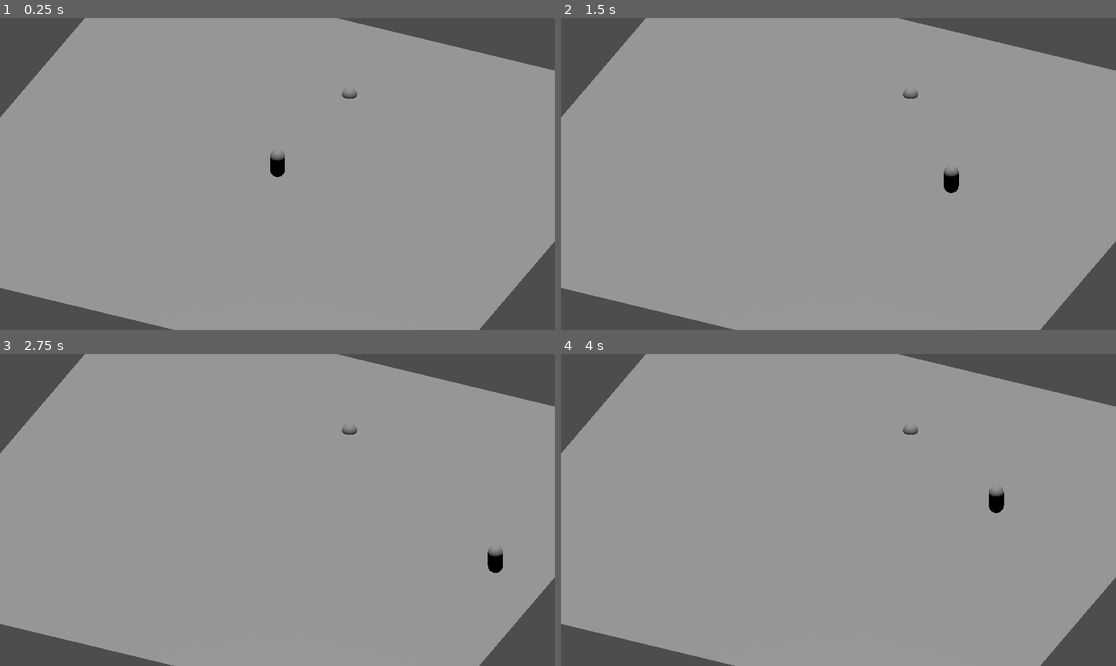
Above: before the commit, frames 1-4 (two rows, left to right).
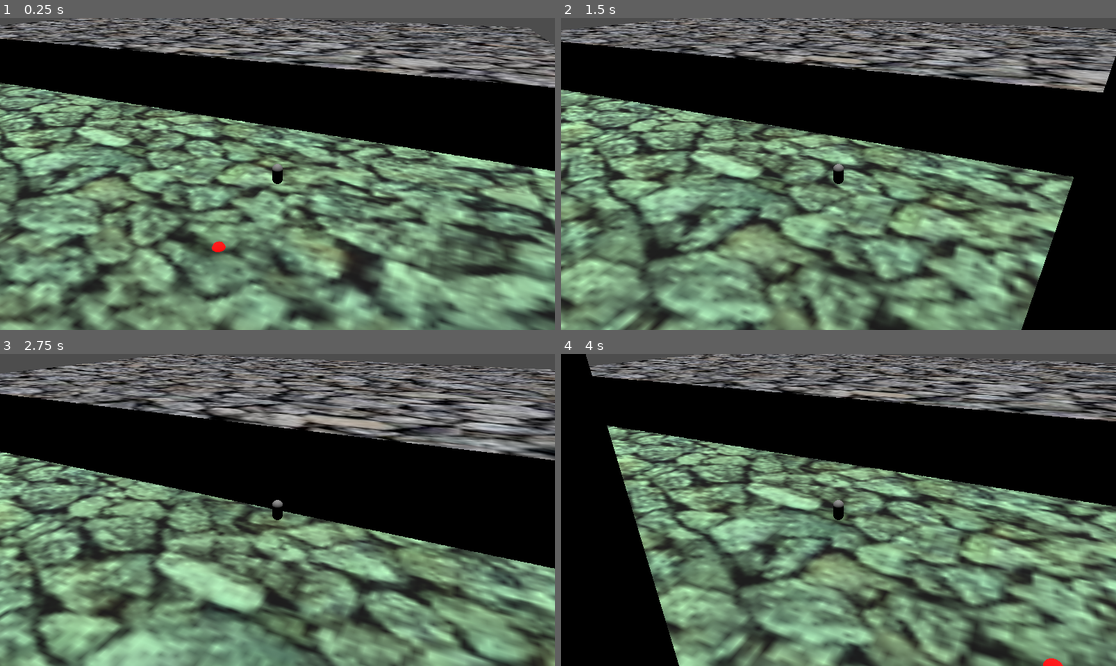
Above: after the commit, the same moments.

Repository: OLIWAPUNK/WSKAZEM
Game: Godot game, scene res://Scenes/World.tscn
Same seed, same stepped clock (60 frames per second), same inputs: the game is played once before the commit and once after it.
Inputs:
- Up to frame 1 (0.25 s): no input
- Up to frame 2 (1.5 s): hold D (right) 0.53-1.28 s; hold S (down) from 1.28 s (still down)
- Up to frame 3 (2.75 s): release S (down) at 2.03 s; hold D (right) from 2.03 s (still down)
- Up to frame 4 (4 s): release D (right) at 2.78 s; hold W (up) 2.78-3.53 s; hold A (left) from 3.53 s (still down)

The runs differ from the first frame. In frame 1, 91% of the frame differs, in the area x 0-100%, y 0-100%; in frame 2, 91%; in frame 3, 89%; in frame 4, 92%.

Commit message:
Prototyp Szczura v.0.1
Jest testowa mapka
Gracz się porusza
Kamera ma strefy i może się w nich zachowywać różnie w zależności od ustawień

Diff:
--- /dev/null
+++ b/Scenes/Town.tscn
@@ -0,0 +1,119 @@
+[gd_scene load_steps=16 format=3 uid="uid://p6rboyogdta8"]
+
+[ext_resource type="Texture2D" uid="uid://dksk2q4jhnuhj" path="res://Textures/gravel.jpg" id="1_hb5n5"]
+[ext_resource type="Material" uid="uid://dsg24cf2tky7q" path="res://Textures/test_texture.tres" id="2_x6bik"]
+
+[sub_resource type="StandardMaterial3D" id="StandardMaterial3D_y7y61"]
+albedo_color = Color(0.7411765, 1, 0.7647059, 1)
+albedo_texture = ExtResource("1_hb5n5")
+
+[sub_resource type="PlaneMesh" id="PlaneMesh_o3h3i"]
+material = SubResource("StandardMaterial3D_y7y61")
+size = Vector2(200, 200)
+
+[sub_resource type="WorldBoundaryShape3D" id="WorldBoundaryShape3D_5cjrv"]
+
+[sub_resource type="BoxMesh" id="BoxMesh_5cjrv"]
+material = ExtResource("2_x6bik")
+size = Vector3(59.743332, 9.220784, 111.80707)
+
+[sub_resource type="BoxShape3D" id="BoxShape3D_5cjrv"]
+size = Vector3(59.743332, 9.220784, 111.80707)
+
+[sub_resource type="BoxMesh" id="BoxMesh_j0p05"]
+material = ExtResource("2_x6bik")
+size = Vector3(77.8955, 134.87425, 61.550846)
+
+[sub_resource type="BoxShape3D" id="BoxShape3D_5nsto"]
+size = Vector3(77.8955, 134.87425, 61.550846)
+
+[sub_resource type="BoxMesh" id="BoxMesh_gjpho"]
+material = ExtResource("2_x6bik")
+size = Vector3(73.21675, 48.702507, 68.61204)
+
+[sub_resource type="BoxShape3D" id="BoxShape3D_p70al"]
+size = Vector3(73.21675, 48.702507, 68.61204)
+
+[sub_resource type="BoxMesh" id="BoxMesh_45d1s"]
+material = ExtResource("2_x6bik")
+size = Vector3(8.623148, 84.79554, 119.692986)
+
+[sub_resource type="BoxShape3D" id="BoxShape3D_y7y61"]
+size = Vector3(8.623148, 84.79554, 119.692986)
+
+[sub_resource type="BoxMesh" id="BoxMesh_q2d71"]
+material = ExtResource("2_x6bik")
+size = Vector3(20.650846, 14.071601, 31.785986)
+
+[sub_resource type="BoxShape3D" id="BoxShape3D_uo7di"]
+size = Vector3(20.650846, 14.071601, 31.785986)
+
+[node name="Town" type="Node"]
+
+[node name="DirectionalLight" type="DirectionalLight3D" parent="."]
+transform = Transform3D(1, 0, 0, 0, 1.1924881e-08, 1, 0, -1, 1.1924881e-08, 0, 13.88743, 0)
+
+[node name="WorldPlane" type="StaticBody3D" parent="."]
+
+[node name="MeshInstance3D" type="MeshInstance3D" parent="WorldPlane"]
+mesh = SubResource("PlaneMesh_o3h3i")
+skeleton = NodePath("../../..")
+
+[node name="CollisionShape3D" type="CollisionShape3D" parent="WorldPlane"]
+shape = SubResource("WorldBoundaryShape3D_5cjrv")
+debug_fill = false
+
+[node name="Platform" type="StaticBody3D" parent="."]
+transform = Transform3D(1, 0, 0, 0, 1, 0, 0, 0, 1, 54.301453, 3.716278, -28.556213)
+
+[node name="MeshInstance3D" type="MeshInstance3D" parent="Platform"]
+mesh = SubResource("BoxMesh_5cjrv")
+skeleton = NodePath("../..")
+
+[node name="CollisionShape3D" type="CollisionShape3D" parent="Platform"]
+shape = SubResource("BoxShape3D_5cjrv")
+debug_fill = false
+
+[node name="Building_1" type="StaticBody3D" parent="."]
+transform = Transform3D(1, 0, 0, 0, 1, 0, 0, 0, 1, -48.760044, 63.381355, -47.09188)
+
+[node name="MeshInstance3D" type="MeshInstance3D" parent="Building_1"]
+mesh = SubResource("BoxMesh_j0p05")
+skeleton = NodePath("../..")
+
+[node name="CollisionShape3D" type="CollisionShape3D" parent="Building_1"]
+shape = SubResource("BoxShape3D_5nsto")
+debug_fill = false
+
+[node name="Building_2" type="StaticBody3D" parent="."]
+transform = Transform3D(1, 0, 0, 0, 1, 0, 0, 0, 1, -38.077606, 13.849077, 36.827713)
+
+[node name="MeshInstance3D" type="MeshInstance3D" parent="Building_2"]
+mesh = SubResource("BoxMesh_gjpho")
+skeleton = NodePath("../..")
+
+[node name="CollisionShape3D" type="CollisionShape3D" parent="Building_2"]
+shape = SubResource("BoxShape3D_p70al")
+debug_fill = false
+
+[node name="Wall" type="StaticBody3D" parent="."]
+transform = Transform3D(1, 0, 0, 0, 1, 0, 0, 0, 1, -87.72435, 37.403786, 0)
+
+[node name="MeshInstance3D" type="MeshInstance3D" parent="Wall"]
+mesh = SubResource("BoxMesh_45d1s")
+skeleton = NodePath("../..")
+
+[node name="CollisionShape3D" type="CollisionShape3D" parent="Wall"]
+shape = SubResource("BoxShape3D_y7y61")
+debug_fill = false
+
+[node name="Bridge" type="StaticBody3D" parent="."]
+transform = Transform3D(1, 0, 0, 0, 1, 0, 0, 0, 1, -78.229454, 22.726303, 41.972866)
+
+[node name="MeshInstance3D" type="MeshInstance3D" parent="Bridge"]
+mesh = SubResource("BoxMesh_q2d71")
+skeleton = NodePath("../..")
+
+[node name="CollisionShape3D" type="CollisionShape3D" parent="Bridge"]
+shape = SubResource("BoxShape3D_uo7di")
+debug_fill = false
--- a/Scenes/World.tscn
+++ b/Scenes/World.tscn
@@ -1,38 +1,113 @@
-[gd_scene load_steps=6 format=3 uid="uid://c31twgojuxm01"]
+[gd_scene load_steps=15 format=3 uid="uid://c31twgojuxm01"]
 
-[ext_resource type="Script" uid="uid://tbu5dankrsvh" path="res://Scripts/PlayerMovement.gd" id="1_5cjrv"]
+[ext_resource type="Script" uid="uid://tbu5dankrsvh" path="res://Scripts/player_movement.gd" id="1_5cjrv"]
+[ext_resource type="Script" uid="uid://bsgu6eduntlso" path="res://Scripts/CameraScripts/camera_manager.gd" id="1_5nsto"]
+[ext_resource type="PackedScene" uid="uid://p6rboyogdta8" path="res://Scenes/Town.tscn" id="1_45d1s"]
+[ext_resource type="Script" uid="uid://bw67bkw8ycju0" path="res://Scripts/CameraScripts/camera_movement.gd" id="1_j0p05"]
+[ext_resource type="Script" uid="uid://bk4qdfln5185h" path="res://Scripts/CameraScripts/camera_zone_manager.gd" id="5_45d1s"]
+[ext_resource type="Script" uid="uid://djblbmixutymg" path="res://Scripts/CameraScripts/camera_zone.gd" id="6_y7y61"]
 
-[sub_resource type="PlaneMesh" id="PlaneMesh_o3h3i"]
+[sub_resource type="BoxShape3D" id="BoxShape3D_45d1s"]
+size = Vector3(85.76416, 13.033325, 20.115356)
+
+[sub_resource type="Curve3D" id="Curve3D_5cjrv"]
+_data = {
+"points": PackedVector3Array(0, 0, 0, 0, 0, 0, 3.7456663, 0, 0, 0, 0, 0, 0, 0, 0, -63.60136, 0, 0),
+"tilts": PackedFloat32Array(0, 0)
+}
+point_count = 2
+
+[sub_resource type="BoxShape3D" id="BoxShape3D_q2d71"]
+size = Vector3(27.18518, 13.083862, 41.664368)
+
+[sub_resource type="Curve3D" id="Curve3D_45d1s"]
+_data = {
+"points": PackedVector3Array(0, 0, 0, 0, 0, 0, 0, 0, 0),
+"tilts": PackedFloat32Array(0)
+}
+point_count = 1
 
 [sub_resource type="CapsuleShape3D" id="CapsuleShape3D_o3h3i"]
 
 [sub_resource type="CapsuleMesh" id="CapsuleMesh_5cjrv"]
 
-[sub_resource type="SphereMesh" id="SphereMesh_5cjrv"]
+[sub_resource type="StandardMaterial3D" id="StandardMaterial3D_45d1s"]
+albedo_color = Color(1, 0, 0, 1)
+emission_enabled = true
+emission = Color(1, 0, 0, 1)
+emission_energy_multiplier = 4.67
+
+[sub_resource type="SphereMesh" id="SphereMesh_y7y61"]
+material = SubResource("StandardMaterial3D_45d1s")
 
 [node name="World" type="Node3D"]
 
-[node name="MeshInstance3D" type="MeshInstance3D" parent="."]
-transform = Transform3D(20, 0, 0, 0, 20, 0, 0, 0, 20, 0, 0, 0)
-mesh = SubResource("PlaneMesh_o3h3i")
+[node name="Town" parent="." instance=ExtResource("1_45d1s")]
 
-[node name="CameraNode" type="Node3D" parent="."]
-transform = Transform3D(-0.9106837, 0, -0.41310441, 0, 1, 0, 0.41310441, 0, -0.9106837, 0, 0, 0)
+[node name="CameraNode" type="Node" parent="."]
+
+[node name="CameraManager" type="Node" parent="CameraNode" node_paths=PackedStringArray("default_camera_pivot", "follow_point")]
+script = ExtResource("1_5nsto")
+default_camera_pivot = NodePath("../../PlayerNode/PlayerBody/CameraPivot")
+follow_point = NodePath("../../PlayerNode/PlayerBody")
 
 [node name="Camera" type="Camera3D" parent="CameraNode"]
-transform = Transform3D(-2.9802322e-08, -0.53139865, 0.8471219, 0, 0.8471219, 0.53139865, -1.0000001, 1.4901161e-08, -5.9604645e-08, 30.000002, 19.232964, 0)
+transform = Transform3D(1, 0, 0, 0, 1, 0, 0, 0, 1, 0, 100, 0)
 keep_aspect = 0
-projection = 1
+current = true
 size = 36.922
+near = 0.001
 
-[node name="DirectionalLight3D" type="DirectionalLight3D" parent="."]
-transform = Transform3D(1, 0, 0, 0, 1.1924881e-08, 1, 0, -1, 1.1924881e-08, 0, 13.88743, 0)
+[node name="CameraMovement" type="Node" parent="CameraNode/Camera"]
+script = ExtResource("1_j0p05")
 
-[node name="PlayerNode" type="Node3D" parent="."]
-transform = Transform3D(1, 0, 0, 0, 1, 0, 0, 0, 1, 0, 1.2672884, 0)
-script = ExtResource("1_5cjrv")
+[node name="CameraZoneManager" type="Node" parent="CameraNode"]
+script = ExtResource("5_45d1s")
+
+[node name="Zone_Korytarz" type="Area3D" parent="CameraNode/CameraZoneManager"]
+collision_mask = 2
+script = ExtResource("6_y7y61")
+
+[node name="CollisionShape3D" type="CollisionShape3D" parent="CameraNode/CameraZoneManager/Zone_Korytarz"]
+transform = Transform3D(1, 0, 0, 0, 1, 0, 0, 0, 1, -41.53283, 6.166216, -7.0717163)
+shape = SubResource("BoxShape3D_45d1s")
+debug_color = Color(0.84433216, 0.36984316, 0.030113678, 1)
+
+[node name="CameraPath" type="Path3D" parent="CameraNode/CameraZoneManager/Zone_Korytarz"]
+transform = Transform3D(0.99999994, 0, 0, 0, 0.99999994, 0, 0, 0, 1, -0.42877626, 9.995642, -14.314335)
+curve = SubResource("Curve3D_5cjrv")
+debug_custom_color = Color(1, 0.96862745, 0, 1)
+
+[node name="Zone_BokBudynku" type="Area3D" parent="CameraNode/CameraZoneManager" node_paths=PackedStringArray("locked_view")]
+collision_mask = 2
+script = ExtResource("6_y7y61")
+LOCK_VERTICAL_ROTATION = true
+locked_view = NodePath("CameraPath/LockedView")
+
+[node name="CollisionShape3D" type="CollisionShape3D" parent="CameraNode/CameraZoneManager/Zone_BokBudynku"]
+transform = Transform3D(1, 0, 0, 0, 1, 0, 0, 0, 1, 11.208939, 5.7874928, 22.3144)
+shape = SubResource("BoxShape3D_q2d71")
+debug_color = Color(0.84433216, 0.36984316, 0.030113678, 1)
+
+[node name="CameraPath" type="Path3D" parent="CameraNode/CameraZoneManager/Zone_BokBudynku"]
+transform = Transform3D(0.99999994, 0, 0, 0, 0.99999994, 0, 0, 0, 1, 10.778083, 11.209593, -14.017331)
+curve = SubResource("Curve3D_45d1s")
+debug_custom_color = Color(1, 0.96862745, 0, 1)
+
+[node name="LockedView" type="Camera3D" parent="CameraNode/CameraZoneManager/Zone_BokBudynku/CameraPath"]
+transform = Transform3D(-0.9990023, -0.018790971, -0.04051282, -0.027725937, 0.9721316, 0.23278989, 0.03500945, 0.23368087, -0.97168285, 0, 0, 0)
+keep_aspect = 0
+size = 36.922
+near = 0.001
+
+[node name="PlayerNode" type="Node" parent="."]
 
 [node name="PlayerBody" type="CharacterBody3D" parent="PlayerNode"]
+transform = Transform3D(1, 0, 0, 0, 1, 0, 0, 0, 1, 10.237282, 2.431529, 0)
+collision_layer = 2
+
+[node name="CameraPivot" type="Node3D" parent="PlayerNode/PlayerBody"]
+transform = Transform3D(1, 0, 0, 0, 1, 0, 0, 0, 1, -27.272734, 15.770139, 12.426767)
 
 [node name="CollisionShape3D" type="CollisionShape3D" parent="PlayerNode/PlayerBody"]
 shape = SubResource("CapsuleShape3D_o3h3i")
@@ -40,6 +115,8 @@
 [node name="MeshInstance3D" type="MeshInstance3D" parent="PlayerNode/PlayerBody"]
 mesh = SubResource("CapsuleMesh_5cjrv")
 
-[node name="MeshInstance3D2" type="MeshInstance3D" parent="."]
-transform = Transform3D(1, 0, 0, 0, 1, 0, 0, 0, 1, 11.602121, 0, 0)
-mesh = SubResource("SphereMesh_5cjrv")
+[node name="PlayerMovement" type="Node" parent="PlayerNode"]
+script = ExtResource("1_5cjrv")
+
+[node name="DEBUGBITCH" type="MeshInstance3D" parent="."]
+mesh = SubResource("SphereMesh_y7y61")
--- /dev/null
+++ b/Scripts/CameraScripts/camera_manager.gd
@@ -0,0 +1,45 @@
+class_name CameraManager
+extends Node
+
+@export var default_camera_pivot: Node3D
+@export var follow_point: Node3D
+
+@onready var zone_manager: CameraZoneManager = $"../CameraZoneManager"
+var current_zone: CameraZone = null
+
+
+func _ready() -> void:
+	assert(zone_manager, "Nie znaleziono")
+	assert(default_camera_pivot, "Nie przypisano")
+	assert(follow_point, "Nie przypisano")
+
+	zone_manager.connect("zone_changed", new_camera_zone)
+
+
+func camera_position() -> Vector3:
+
+	if current_zone:
+		return current_zone.get_closest_on_curve(follow_point.global_position)
+	else:
+		return default_camera_pivot.global_position
+
+
+func camera_rotation_target() -> Vector3:
+
+	if not current_zone or not current_zone.locked_view:
+		return follow_point.global_position
+
+	#var locked_normal := current_zone.locked_view.global_transform.basis.x
+	var locked_normal := current_zone.locked_view.global_transform.basis.x
+	#locked_normal = locked_normal.rotated(Vector3.UP, PI/2)
+	#locked_normal.y = 0;
+
+	var look_plane := Plane(locked_normal, camera_position())
+	var target = look_plane.project(follow_point.global_position)
+	$"../../DEBUGBITCH".position = target
+	return target
+
+
+func new_camera_zone(new_zone: CameraZone) -> void:
+
+	current_zone = new_zone
--- /dev/null
+++ b/Scripts/CameraScripts/camera_movement.gd
@@ -0,0 +1,17 @@
+extends Node
+
+@onready var camera_manager: CameraManager = $"../../CameraManager"
+@onready var camera_node: Camera3D = $".."
+
+var current_zone: Area3D
+
+
+func _ready() -> void:
+	assert(camera_node, "Nie znaleziono")
+	assert(camera_manager, "Nie znaleziono")
+
+
+func _process(_delta: float) -> void:
+
+	camera_node.position = camera_manager.camera_position()
+	camera_node.look_at(camera_manager.camera_rotation_target())
--- /dev/null
+++ b/Scripts/CameraScripts/camera_zone.gd
@@ -0,0 +1,35 @@
+class_name CameraZone
+extends Area3D
+
+@export var LOCK_VERTICAL_ROTATION: bool = false
+@export var LOCK_HORIZONTAL_ROTATION: bool = false
+
+@export var locked_view: Camera3D
+
+@onready var zone_manager: CameraZoneManager = $".."
+@onready var zone_path: Path3D = $CameraPath
+
+
+func _ready() -> void:
+	assert(zone_manager, "Nie znaleziono")
+	assert(zone_path, "Nie znaleziono")
+
+	if locked_view:
+		locked_view.current = false
+
+
+func get_closest_on_curve(target_point: Vector3) -> Vector3:
+
+	return zone_path.curve.get_closest_point(target_point) + zone_path.global_position
+
+
+func body_entered_zone(_body_rid: RID, body: Node3D, _body_shape_index: int, _local_shape_index: int) -> void:
+	assert(body is CharacterBody3D, "Do Zone trafił inny obiekt niż CharacterBody3D")
+
+	zone_manager.change_current_zone(self)
+
+
+func body_exited_zone(_body_rid: RID, body: Node3D, _body_shape_index: int, _local_shape_index: int) -> void:
+	assert(body is CharacterBody3D, "Zone opuścił inny obiekt niż CharacterBody3D")
+
+	zone_manager.body_exited_zone(self)
--- /dev/null
+++ b/Scripts/CameraScripts/camera_zone_manager.gd
@@ -0,0 +1,31 @@
+class_name CameraZoneManager
+extends Node
+
+signal zone_changed(new_zone: CameraZone)
+
+var zones_list: Array[CameraZone] = []
+var current_zone: CameraZone
+
+
+func _ready() -> void:
+
+	for child in get_children():
+		if child is CameraZone:
+
+			child.connect("body_shape_entered", child.body_entered_zone)
+			child.connect("body_shape_exited", child.body_exited_zone)
+
+			zones_list.append(child)
+
+
+func change_current_zone(entered_zone: CameraZone) -> void:
+
+	current_zone = entered_zone
+	zone_changed.emit(current_zone)
+
+
+func body_exited_zone(exited_zone: CameraZone) -> void:
+
+	if (exited_zone == current_zone):
+		current_zone = null
+		zone_changed.emit(current_zone)
--- a/Scripts/PlayerMovement.gd
+++ /dev/null
@@ -1,23 +0,0 @@
-extends Node3D
-
-@export var MOVEMENT_SPEED: int = 10
-
-var MOVEMENT_ANGLE_OFFSET: float
-
-
-func get_input():
-
-	var input_direction_2d = Input.get_vector("up", "down", "right", "left")
-
-	MOVEMENT_ANGLE_OFFSET = $"../CameraNode".rotation.y
-	input_direction_2d = input_direction_2d.rotated(-MOVEMENT_ANGLE_OFFSET)
-
-	var input_direction_3d = Vector3(input_direction_2d.x, 0, input_direction_2d.y)
-
-	$PlayerBody.velocity = input_direction_3d * MOVEMENT_SPEED
-
-
-func _physics_process(_delta: float) -> void:
-
-	get_input()
-	$PlayerBody.move_and_slide()
--- /dev/null
+++ b/Scripts/player_movement.gd
@@ -0,0 +1,31 @@
+extends Node
+
+@onready var player_node: CharacterBody3D = $"../PlayerBody"
+
+@export_group("Movement")
+@export var MOVEMENT_SPEED: float = 1000
+@export var GRAVITY: float = -300
+
+
+func _ready() -> void:
+	assert(player_node, "Nie znaleziono CharacterBody3D")
+
+
+func get_input(delta: float) -> void:
+
+	var input_direction_2d := Input.get_vector("up", "down", "right", "left")
+	var input_direction_3d := Vector3(input_direction_2d.x, 0, input_direction_2d.y)
+
+	player_node.velocity = input_direction_3d * MOVEMENT_SPEED * delta
+
+
+func apply_gravity(delta: float) -> void:
+
+	player_node.velocity.y = GRAVITY * delta
+
+
+func _physics_process(delta: float) -> void:
+
+	get_input(delta)
+	apply_gravity(delta)
+	player_node.move_and_slide()
--- /dev/null
+++ b/Textures/test_texture.tres
@@ -0,0 +1,9 @@
+[gd_resource type="StandardMaterial3D" load_steps=2 format=3 uid="uid://dsg24cf2tky7q"]
+
+[ext_resource type="Texture2D" uid="uid://dksk2q4jhnuhj" path="res://Textures/gravel.jpg" id="1_pks1f"]
+
+[resource]
+albedo_color = Color(0.91, 0.91, 0.91, 1)
+albedo_texture = ExtResource("1_pks1f")
+roughness = 0.0
+texture_filter = 1
--- a/project.godot
+++ b/project.godot
@@ -13,6 +13,12 @@
 config/name="Wskazem"
 run/main_scene="res://Scenes/World.tscn"
 config/features=PackedStringArray("4.5", "Forward Plus")
+
+[gdunit4]
+
+settings/common/update_notification_enabled=false
+settings/test/test_discovery=true
+ui/toolbar/run_overall=true
 
 [input]
 
Not shown, added: Scripts/CameraScripts/camera_manager.gd.uid
Not shown, added: Scripts/CameraScripts/camera_movement.gd.uid
Not shown, added: Scripts/CameraScripts/camera_zone.gd.uid
Not shown, added: Scripts/CameraScripts/camera_zone_manager.gd.uid
Renamed: Scripts/PlayerMovement.gd.uid -> Scripts/player_movement.gd.uid
Binary file added: Textures/gravel.jpg
Not shown, added: Textures/gravel.jpg.import
